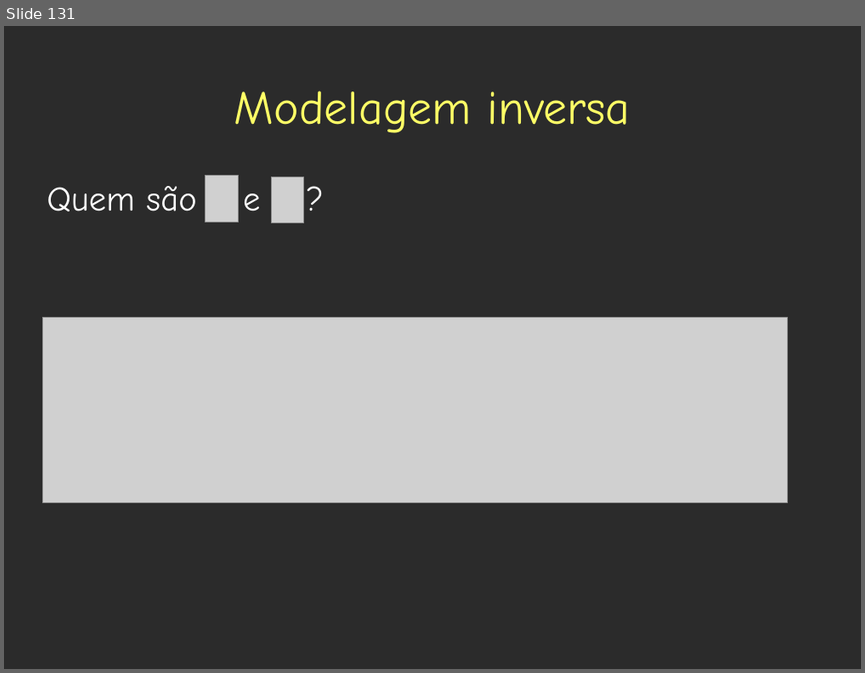
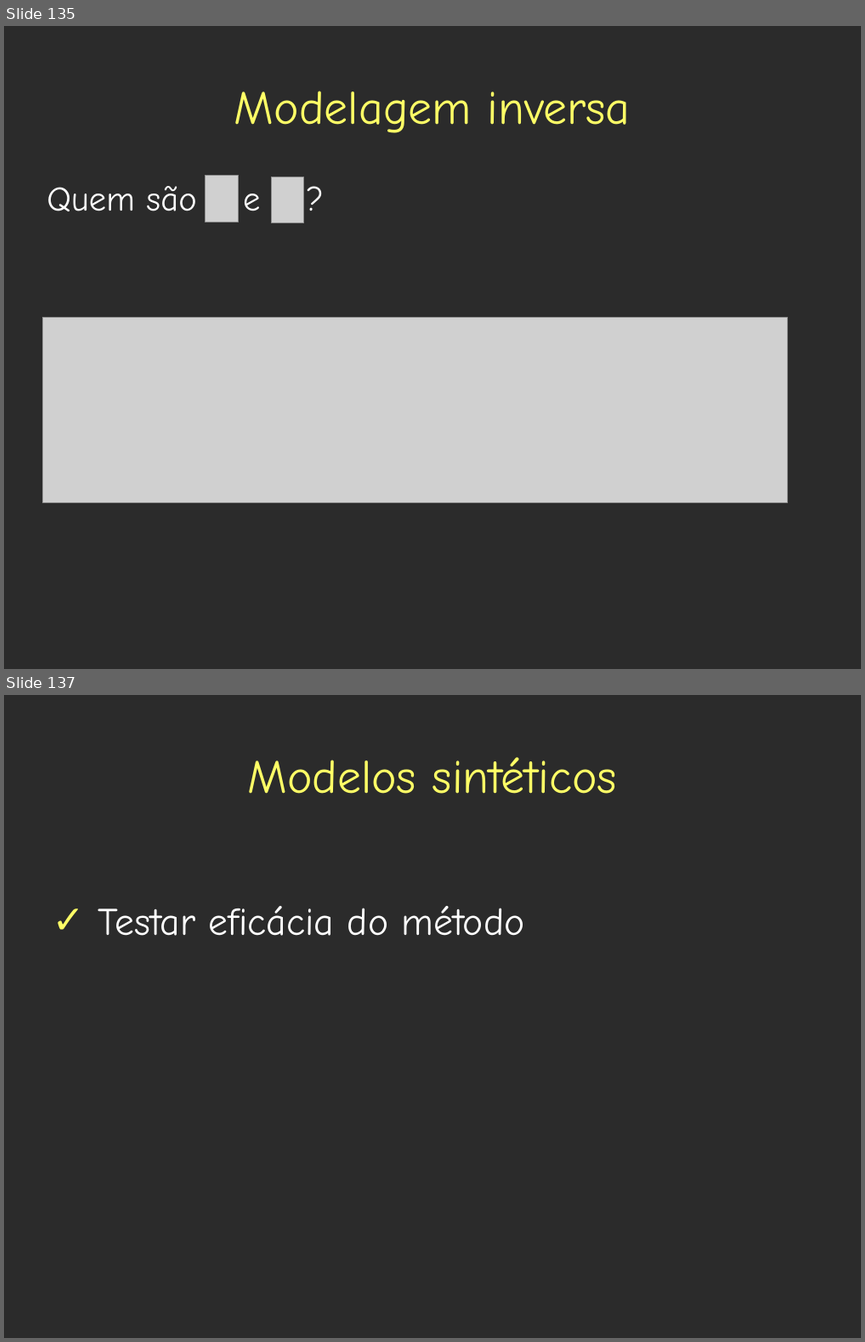
Before and after one commit to leouieda/geothermics, a slide deck: presentations/base_litosfera/estado_termico_lito_subcrustal.odp. Shown one above the other, each under a label of ours: slide 131 before the commit, slides 135 and 137 after it; the slides between them are not shown. The pictures are 865x673 and 865x1342 pixels, drawn with LibreOffice and Linux fonts; fonts in the diff are those of the drawing; grey boxes stand for pictures; background and template pictures are left out; a plain dark background stands for a picture behind light text. Boxes give left, top, right and bottom in pixels: in the first picture for what was removed or moved away, otherwise in the second. Text is boxed around its words. In the diff, an @@ line names an element or a change of style, - is before the commit and + after.

Commit message:
Started presentation on VBA model

```diff
--- a/presentations/base_litosfera/estado_termico_lito_subcrustal.odp
+++ b/presentations/base_litosfera/estado_termico_lito_subcrustal.odp
@@ slide 137 added at [4,695,861,1338], background picture (left out) @@
@@ title added at [248,757,617,794], 44 pt, text #FFFF66 @@
+Modelos sintéticos
@@ text added at [98,906,525,936], 36 pt, text #FFFFFF @@
+✓ Testar eficácia do método
@@ what was slide 131 is now slide 135 @@
```
Also in this commit, not shown: 3 slides changed, 24 other slides added, 23 other files.
